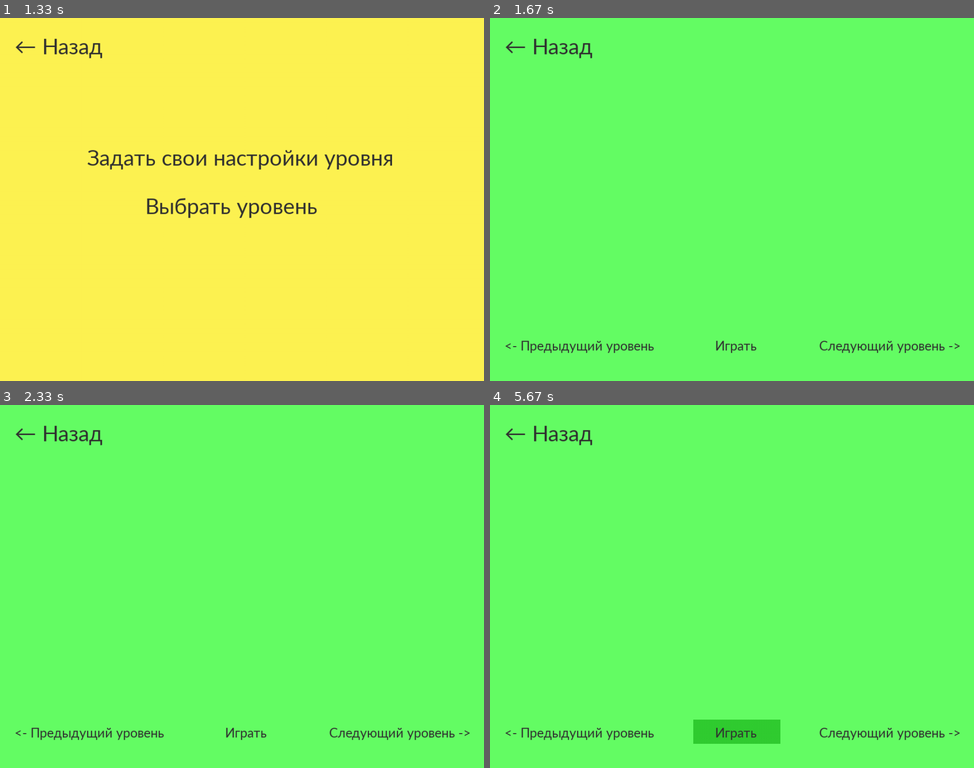
Above: before the commit, frames 1-4 (two rows, left to right).
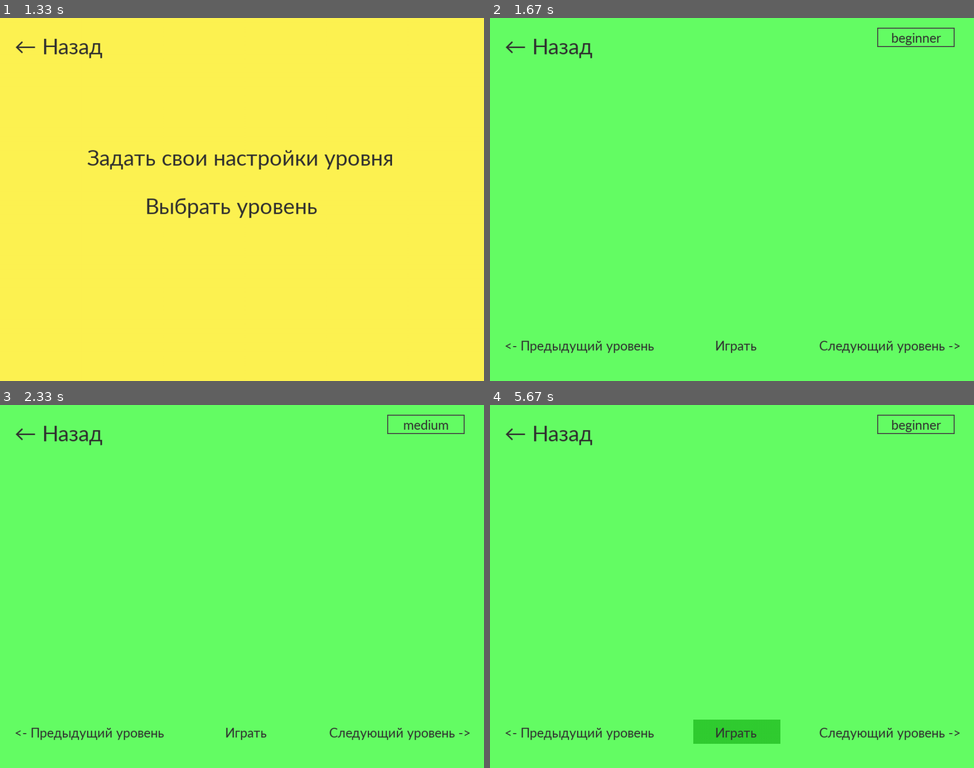
Above: after the commit, the same moments.

Repository: Angelina-ainel/PyGame-Project
Game: pygame game, started from menu.py
The game is run twice, just before and just after one commit, with the same random seed, the same clock (stepped at 60 frames per second) and the same inputs.
Inputs (mouse positions are in pixels of both pictures, inside the frame that each line leads up to):
- Up to frame 1 (1.33 s): press the mouse at (237, 224) at 0.37 s; move the mouse to (227, 163) at 0.47 s; release the mouse at (222, 101) at 0.6 s; press the mouse at (58, 43) at 0.7 s; move the mouse to (67, 174) at 0.8 s; release the mouse at (72, 304) at 0.93 s; click "Выбрать режим игры" at 1.05 s
- Up to frame 2 (1.67 s): click "Выбрать уровень" at 1.38 s
- Up to frame 3 (2.33 s): click (425, 423) at 1.72 s, where only the run after the commit has a clickable "beginner"; click (425, 481) at 2.05 s
- Up to frame 4 (5.67 s): press the mouse at (548, 430) at 2.37 s; move the mouse to (654, 444) at 2.47 s; release the mouse at (761, 459) at 2.6 s; press the mouse at (548, 430) at 2.7 s; move the mouse to (702, 459) at 2.8 s; release the mouse at (853, 484) at 2.93 s; press the mouse at (727, 611) at 3.03 s; move the mouse to (654, 535) at 3.13 s; release the mouse at (586, 459) at 3.27 s; press the mouse at (548, 430) at 3.37 s; move the mouse to (591, 517) at 3.47 s; release the mouse at (630, 601) at 3.6 s; click (644, 571) at 3.72 s; press the mouse at (548, 430) at 4.03 s; move the mouse to (727, 441) at 4.13 s; release the mouse at (901, 452) at 4.27 s; press the mouse at (727, 611) at 4.37 s; move the mouse to (702, 626) at 4.47 s; release the mouse at (678, 637) at 4.6 s; press the mouse at (548, 430) at 4.7 s; move the mouse to (664, 575) at 4.8 s; release the mouse at (780, 720) at 4.93 s; press the mouse at (732, 539) at 5.03 s; move the mouse to (765, 564) at 5.13 s; release the mouse at (804, 586) at 5.27 s; click "Играть" at 5.38 s

Frame 1 is identical in both runs. In frame 2, 0.2% of the frame differs, in the area x 80-96%, y 2-8%; in frame 3, 0.2%; in frame 4, 0.2%.

Commit message:
creating a drop-down list

Diff:
--- a/menu.py
+++ b/menu.py
@@ -64,6 +64,62 @@
         print_text(text, x + 10, y + 10, font_size=font_size)
 
 
+class Droplist:
+
+    def __init__(self, x, y, w, h, inactive_color, active_color, font, option_list, selected=0):
+        self.inactive_color = inactive_color
+        self.active_color = active_color
+        self.rect = pygame.Rect(x, y, w, h)
+        self.font = font
+        self.option_list = option_list
+        self.selected = selected
+        self.draw_menu = False
+        self.menu_active = False
+        self.active_option = -1
+
+    def draw(self, surf):
+        pygame.draw.rect(surf, self.active_color if self.menu_active else self.inactive_color, self.rect)
+        pygame.draw.rect(surf, (70, 70, 70), self.rect, 2)
+        btn_text = self.font.render(self.option_list[self.selected], 1, (50, 50, 50))
+        surf.blit(btn_text, btn_text.get_rect(center=self.rect.center))
+
+        if self.draw_menu:
+            for i, text in enumerate(self.option_list):
+                rect = self.rect.copy()
+                rect.y += (i + 1) * self.rect.height
+                pygame.draw.rect(surf, self.active_color if i == self.active_option else self.inactive_color, rect)
+                btn_text = self.font.render(text, 1, (50, 50, 50))
+                surf.blit(btn_text, btn_text.get_rect(center=rect.center))
+            outer_rect = (
+                self.rect.x, self.rect.y + self.rect.height, self.rect.width, self.rect.height * len(self.option_list))
+            pygame.draw.rect(surf, (70, 70, 70), outer_rect, 2)
+
+    def update(self, event_list):
+        m_pos = pygame.mouse.get_pos()
+        self.menu_active = self.rect.collidepoint(m_pos)
+
+        self.active_option = -1
+        for i in range(len(self.option_list)):
+            rect = self.rect.copy()
+            rect.y += (i + 1) * self.rect.height
+            if rect.collidepoint(m_pos):
+                self.active_option = i
+                break
+
+        if not self.menu_active and self.active_option == -1:
+            self.draw_menu = False
+
+        for event in event_list:
+            if event.type == pygame.MOUSEBUTTONUP and event.button == 1:
+                if self.menu_active:
+                    self.draw_menu = not self.draw_menu
+                elif self.draw_menu and self.active_option >= 0:
+                    self.selected = self.active_option
+                    self.draw_menu = False
+                    return self.active_option
+        return -1
+
+
 def terminate():
     pygame.quit()
     sys.exit()
@@ -144,15 +200,22 @@
     left = Button(330, 50, (102, 255, 102), (50, 205, 50))
     right = Button(315, 50, (102, 255, 102), (50, 205, 50))
     play = Button(180, 50, (102, 255, 102), (50, 205, 50))
-
-    while True:
-        events = pygame.event.get()
-        for event in events:
-            if event.type == pygame.QUIT:
-                terminate()
+    list1 = Droplist(
+        800, 20, 160, 40, (102, 255, 102), (50, 205, 50), pygame.font.SysFont('calibri', 30),
+        ['beginner', 'easy', 'medium', 'hard', 'expert'])
+
+    while True:
+        event_list = pygame.event.get()
+        for event in event_list:
+            if event.type == pygame.QUIT:
+                terminate()
+
+        selected_option = list1.update(event_list)
+        if selected_option >= 0:
+            print(selected_option)
 
         screen.fill((102, 255, 102))
-
+        list1.draw(screen)
         back.draw(20, 20, '← Назад', select_menu)
         left.draw(20, 650, '<- Предыдущий уровень', font_size=30)
         right.draw(670, 650, 'Следующий уровень ->', font_size=30)
